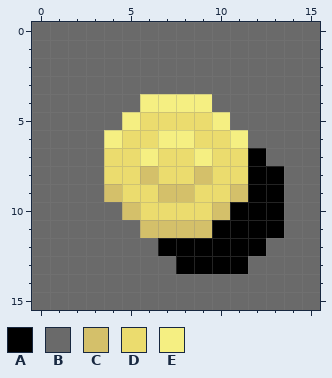
Two versions of one pixel-art file, Assets/Art/UI/Icons/Item Icons/Coin Icon.aseprite. The picture above is the old version.
16x16 pixels, 1 frame.
Palette (. is transparent): A #000000  B #6a6a6a  C #d4c06a  D #ebdc6e  E #f5ef82
Pixels before, first column x 0:
 0 BBBBBBBBBBBBBBBB
 1 BBBBBBBBBBBBBBBB
 2 BBBBBBBBBBBBBBBB
 3 BBBBBBBBBBBBBBBB
 4 BBBBBBEEEEBBBBBB
 5 BBBBBEDDDDEBBBBB
 6 BBBBEDDEEDDEBBBB
 7 BBBBDDEDDEDDABBB
 8 BBBBDDCDDCDDAABB
 9 BBBBCDDCCDDCAABB
10 BBBBBCDDDDCAAABB
11 BBBBBBCCCCAAAABB
12 BBBBBBBAAAAAABBB
13 BBBBBBBBAAAABBBB
14 BBBBBBBBBBBBBBBB
15 BBBBBBBBBBBBBBBB
After the commit:
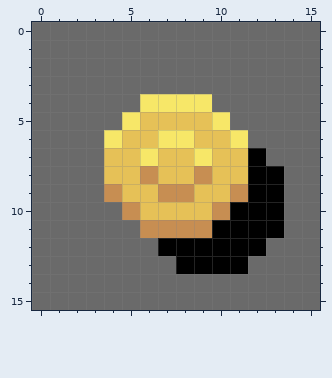
The exact change:
colour C: #d4c06a -> #c78e52
colour D: #ebdc6e -> #e6c157
colour E: #f5ef82 -> #f7e768
Pixel boxes of the changes (left, top, right, bottom) in both pictures:
changed: (104, 94, 248, 238)
